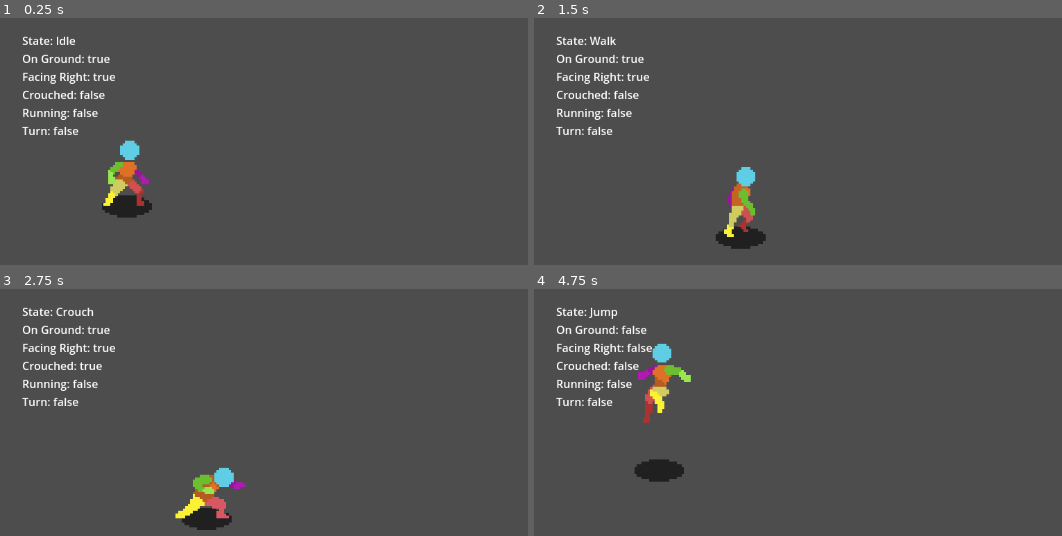
Above: before the commit, frames 1-4 (two rows, left to right).
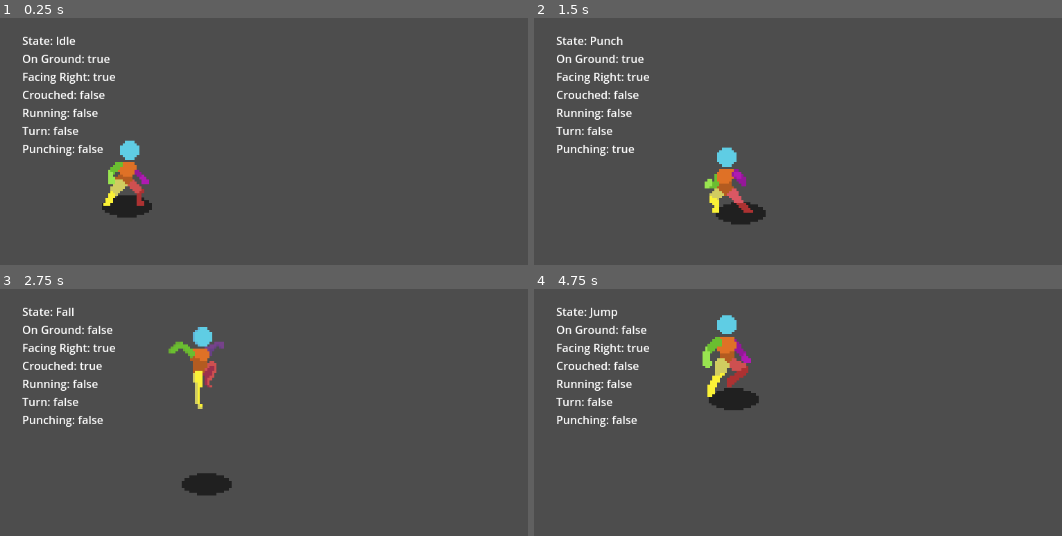
Above: after the commit, the same moments.

Repository: SebiB24/ComplexCharacter
Game: Godot game, scene res://scenes/world.tscn
Two runs of this game, one before a commit and one after it. Both use one fixed random seed, a clock stepped at 60 frames per second and the inputs below.
Inputs (mouse positions are in pixels of both pictures, inside the frame that each line leads up to):
- Up to frame 1 (0.25 s): no input
- Up to frame 2 (1.5 s): move the mouse to (outside the picture) at 0.52 s; hold Right (move_right) 0.53-1.28 s; hold Ctrl (crouch) 0.53-1.28 s; tap Space (jump) at 0.77 s; click (outside the picture) at 0.8 s; move the mouse to (771, 264) at 1.27 s; hold Down (move_down) from 1.28 s (still down); click (771, 264) at 1.35 s
- Up to frame 3 (2.75 s): tap Space (jump) at 1.52 s; tap Ctrl (crouch) at 1.55 s; move the mouse to (480, 414) at 2.02 s; release Down (move_down) at 2.03 s; hold Right (move_right) from 2.03 s (still down); hold Ctrl (crouch) from 2.03 s (still down); click (480, 414) at 2.3 s
- Up to frame 4 (4.75 s): move the mouse to (outside the picture) at 2.77 s; release Right (move_right) at 2.78 s; release Ctrl (crouch) at 2.78 s; hold Up (move_up) 2.78-3.53 s; tap Shift (run) at 2.85 s; tap Space (jump) at 3.02, 3.77, 4.52 s; tap Ctrl (crouch) at 3.05, 4.35 s; move the mouse to (outside the picture) at 3.52 s; press the mouse at (outside the picture) at 3.53 s; hold Left (move_left) from 3.53 s (still down); move the mouse to (692, 447) at 4.27 s; release the mouse at (692, 447) at 4.28 s

The runs differ from the first frame. In frame 1, 0.3% of the frame differs, in the area x 4-20%, y 51-56%; in frame 2, 3.0%; in frame 3, 3.6%; in frame 4, 4.2%, in the area x 4-43%, y 10-79%.

Commit message:
commit - added punch state + new export

Diff:
--- a/project.godot
+++ b/project.godot
@@ -57,6 +57,12 @@
 "events": [Object(InputEventKey,"resource_local_to_scene":false,"resource_name":"","device":-1,"window_id":0,"alt_press …(195 unchanged characters)…
 ]
 }
+punch={
+"deadzone": 0.2,
+"events": [Object(InputEventMouseButton,"resource_local_to_scene":false,"resource_name":"","device":-1,"window_id":0,"alt_pressed":false,"shift_pressed":false,"ctrl_pressed":false,"meta_pressed":false,"button_mask":0,"position":Vector2(0, 0),"global_position":Vector2(0, 0),"factor":1.0,"button_index":1,"canceled":false,"pressed":false,"double_click":false,"script":null)
+, Object(InputEventKey,"resource_local_to_scene":false,"resource_name":"","device":-1,"window_id":0,"alt_pressed":false,"shift_pressed":false,"ctrl_pressed":false,"meta_pressed":false,"pressed":false,"keycode":0,"physical_keycode":80,"key_label":0,"unicode":112,"location":0,"echo":false,"script":null)
+]
+}
 
 [rendering]
 
--- a/scenes/knight.tscn
+++ b/scenes/knight.tscn
@@ -13,10 +13,12 @@
 [ext_resource type="Script" uid="uid://c31c5cop6ph2p" path="res://scripts/state_idle.gd" id="9_3cm67"]
 [ext_resource type="Texture2D" uid="uid://dp3x0gmd5q12r" path="res://resources/2D-Pixel-Art-Character-Template/Walk/PlayerWalk 48x48.png" id="9_oi1vv"]
 [ext_resource type="Script" uid="uid://cdstxgeij7kdv" path="res://scripts/state_walk.gd" id="10_3cm67"]
+[ext_resource type="Texture2D" uid="uid://djdh6w5ukgcuq" path="res://resources/2D-Pixel-Art-Character-Template/Punch/Player Punch 64x64.png" id="11_8ko4r"]
 [ext_resource type="Script" uid="uid://b7enwmfrc7h3q" path="res://scripts/state_jump.gd" id="11_w8y5l"]
 [ext_resource type="Script" uid="uid://dpx42n8nbcuqe" path="res://scripts/state_crouch.gd" id="14_c7bgd"]
 [ext_resource type="Script" uid="uid://dlc3a7fn7extc" path="res://scripts/state_fall.gd" id="14_oi1vv"]
 [ext_resource type="Script" uid="uid://dwiaknwxxbivw" path="res://scripts/state_run.gd" id="16_06ia3"]
+[ext_resource type="Script" uid="uid://cied4ggid3mss" path="res://scripts/state_punch.gd" id="19_tpjby"]
 
 [sub_resource type="CapsuleShape2D" id="CapsuleShape2D_k2txo"]
 radius = 5.0
@@ -266,6 +268,38 @@
 atlas = ExtResource("9_oi1vv")
 region = Rect2(336, 0, 48, 48)
 
+[sub_resource type="AtlasTexture" id="AtlasTexture_2u3bi"]
+atlas = ExtResource("11_8ko4r")
+region = Rect2(0, 0, 64, 64)
+
+[sub_resource type="AtlasTexture" id="AtlasTexture_370et"]
+atlas = ExtResource("11_8ko4r")
+region = Rect2(64, 0, 64, 64)
+
+[sub_resource type="AtlasTexture" id="AtlasTexture_xjsjy"]
+atlas = ExtResource("11_8ko4r")
+region = Rect2(128, 0, 64, 64)
+
+[sub_resource type="AtlasTexture" id="AtlasTexture_v44wv"]
+atlas = ExtResource("11_8ko4r")
+region = Rect2(192, 0, 64, 64)
+
+[sub_resource type="AtlasTexture" id="AtlasTexture_qkg4j"]
+atlas = ExtResource("11_8ko4r")
+region = Rect2(256, 0, 64, 64)
+
+[sub_resource type="AtlasTexture" id="AtlasTexture_syqco"]
+atlas = ExtResource("11_8ko4r")
+region = Rect2(320, 0, 64, 64)
+
+[sub_resource type="AtlasTexture" id="AtlasTexture_6t7mc"]
+atlas = ExtResource("11_8ko4r")
+region = Rect2(384, 0, 64, 64)
+
+[sub_resource type="AtlasTexture" id="AtlasTexture_5kp24"]
+atlas = ExtResource("11_8ko4r")
+region = Rect2(448, 0, 64, 64)
+
 [sub_resource type="SpriteFrames" id="SpriteFrames_8pn50"]
 animations = [{
 "frames": [{
@@ -490,6 +524,35 @@
 "loop": true,
 "name": &"Walk",
 "speed": 7.0
+}, {
+"frames": [{
+"duration": 1.0,
+"texture": SubResource("AtlasTexture_2u3bi")
+}, {
+"duration": 1.0,
+"texture": SubResource("AtlasTexture_370et")
+}, {
+"duration": 1.0,
+"texture": SubResource("AtlasTexture_xjsjy")
+}, {
+"duration": 1.0,
+"texture": SubResource("AtlasTexture_v44wv")
+}, {
+"duration": 1.0,
+"texture": SubResource("AtlasTexture_qkg4j")
+}, {
+"duration": 1.0,
+"texture": SubResource("AtlasTexture_syqco")
+}, {
+"duration": 1.0,
+"texture": SubResource("AtlasTexture_6t7mc")
+}, {
+"duration": 1.0,
+"texture": SubResource("AtlasTexture_5kp24")
+}],
+"loop": false,
+"name": &"attack_1",
+"speed": 15.0
 }]
 
 [node name="Knight" instance=ExtResource("1_3i0j8")]
@@ -502,8 +565,8 @@
 texture_filter = 1
 position = Vector2(0.165, 1.225)
 sprite_frames = SubResource("SpriteFrames_8pn50")
-animation = &"Land"
-frame = 8
+animation = &"attack_1"
+frame = 7
 frame_progress = 1.0
 
 [node name="StateMachine" type="Node" parent="." index="3" node_paths=PackedStringArray("initial_state")]
@@ -528,5 +591,8 @@
 [node name="Run" type="Node" parent="StateMachine" index="5"]
 script = ExtResource("16_06ia3")
 
+[node name="Punch" type="Node" parent="StateMachine" index="6"]
+script = ExtResource("19_tpjby")
+
 [node name="ShadowAnchor" parent="." index="4"]
 position = Vector2(0, 17)
--- a/scripts/input_handler.gd
+++ b/scripts/input_handler.gd
@@ -4,6 +4,7 @@
 signal jump()
 signal crouch(value: bool)
 signal run(value: bool)
+signal punch()
 
 
 func _process(delta: float) -> void:
@@ -31,3 +32,6 @@
 
 	if Input.is_action_just_released("run"):
 		run.emit(false)
+
+	if Input.is_action_pressed("punch"):
+		punch.emit()
--- a/scripts/label.gd
+++ b/scripts/label.gd
@@ -17,3 +17,4 @@
 	text += "\nCrouched: " + str(player.is_crouched)
 	text += "\nRunning: " + str(player.is_running)
 	text += '\nTurn: ' + str(player.turn)
+	text += '\nPunching: ' + str(player.is_punching)
--- a/scripts/move_state.gd
+++ b/scripts/move_state.gd
@@ -1,4 +1,4 @@
-class_name MoveState extends PlayerState
+class_name MoveState extends StateOnGround
 
 func check_facing_direction() -> void:
     player.turn = false
--- a/scripts/player.gd
+++ b/scripts/player.gd
@@ -14,6 +14,7 @@
 var turn: bool = false
 var is_crouched: bool = false
 var is_running: bool = false
+var is_punching: bool = false
 
 var direction: Vector2 = Vector2.ZERO
 var jump_velocity: float = 0.0
@@ -25,6 +26,7 @@
 	input_handler.jump.connect(_on_input_jump)
 	input_handler.crouch.connect(_on_input_crouch)
 	input_handler.run.connect(_on_input_run)
+	input_handler.punch.connect(_on_punch)
 
 func _on_input_move(dir: Vector2) -> void:
 	input_direction = dir
@@ -38,5 +40,8 @@
 func _on_input_run(value: bool) -> void:
 	is_running = value
 
+func _on_punch() -> void:
+	is_punching = true
+
 func _physics_process(delta: float) -> void:
 	move_and_slide()
--- a/scripts/state_crouch.gd
+++ b/scripts/state_crouch.gd
@@ -4,8 +4,13 @@
 	player.speed = 150.0
 
 func update(delta: float) -> void:
+	# crouch should not have to check these atributes, this is proof of bad architecture
+	# this issue would be fixed with the controller + command pattern future implementation
 	if not player.is_on_ground:
 		player.is_on_ground = true
+
+	if player.is_punching:
+		player.is_punching = false
 
 	if !player.is_crouched:
 		revert.emit(self)
--- a/scripts/state_fall.gd
+++ b/scripts/state_fall.gd
@@ -4,6 +4,7 @@
 	sprite.play("Fall")
 
 func update(delta: float) -> void:
+	super(delta)
 	if player.is_on_ground:
 		transitioned.emit(self, "Idle")
 		return
--- a/scripts/state_idle.gd
+++ b/scripts/state_idle.gd
@@ -1,4 +1,4 @@
-class_name StateIdle extends PlayerState
+class_name StateIdle extends StateOnGround
 
 func enter(pState: State) -> void:
 	player.velocity = Vector2.ZERO
--- a/scripts/state_jump.gd
+++ b/scripts/state_jump.gd
@@ -7,6 +7,7 @@
 	player.base_level = player.global_position.y
 
 func update(delta: float) -> void:
+	super(delta)
 	if player.is_on_ground:
 		transitioned.emit(self, "Idle")
 		return
--- a/scripts/state_off_ground.gd
+++ b/scripts/state_off_ground.gd
@@ -1,4 +1,8 @@
 class_name StateOffGround extends PlayerState
+
+func update(delta: float) -> void:
+	if player.is_punching:
+		player.is_punching = false
 
 func _physics_update(delta: float) -> void:
 	player.velocity = player.direction * player.speed
--- /dev/null
+++ b/scripts/state_on_ground.gd
@@ -0,0 +1,5 @@
+class_name StateOnGround extends PlayerState
+
+func update(delta: float) -> void:
+    if player.is_punching:
+        transitioned.emit(self, "Punch")
--- /dev/null
+++ b/scripts/state_punch.gd
@@ -0,0 +1,14 @@
+class_name StatePunch extends PlayerState
+
+func enter(pState: State) -> void:
+    player.velocity = Vector2.ZERO
+    player.direction = Vector2.ZERO
+    sprite.play("attack_1")
+
+func update(detla: float) -> void:
+    if !sprite.is_playing():
+        revert.emit(self)
+        return
+
+func exit() -> void:
+    player.is_punching = false
Not shown, changed: TODO.txt
Not shown: 1 places in scenes/knight.tscn that only renumber resources
Not shown, added: scripts/state_on_ground.gd.uid
Not shown, added: scripts/state_punch.gd.uid
Not shown, added: Setup_SimpleStickyNotes.exe
Not shown, changed: exports/web/index.apple-touch-icon.png
Not shown, changed: exports/web/index.icon.png
Not shown, changed: exports/web/index.pck
Not shown, added: web-lab2-main.zip
